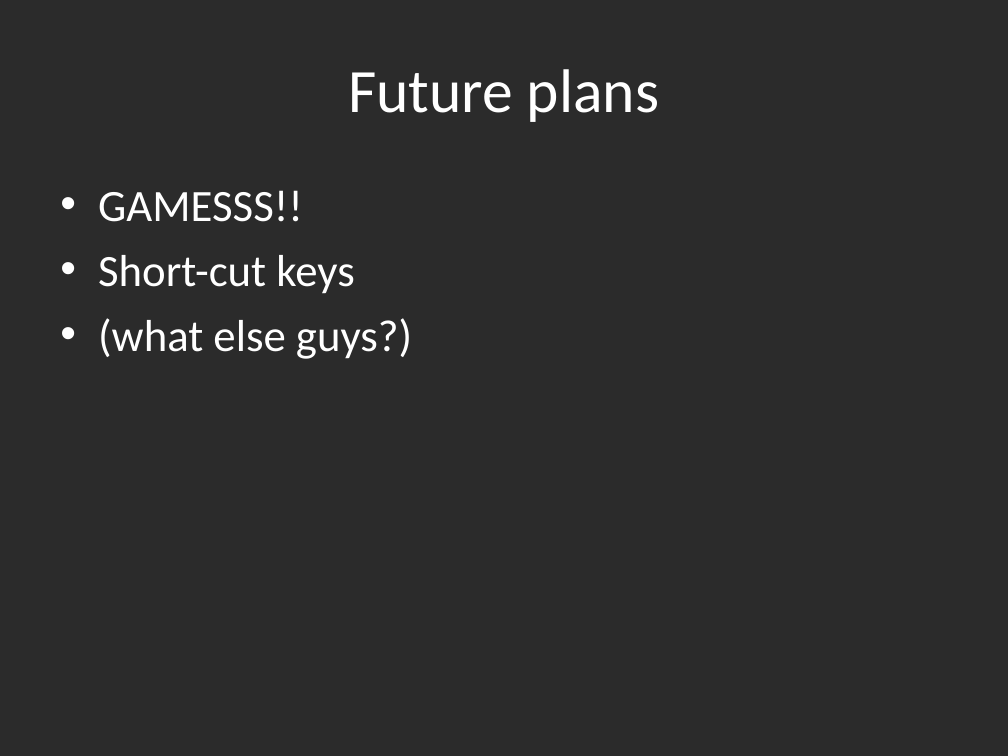
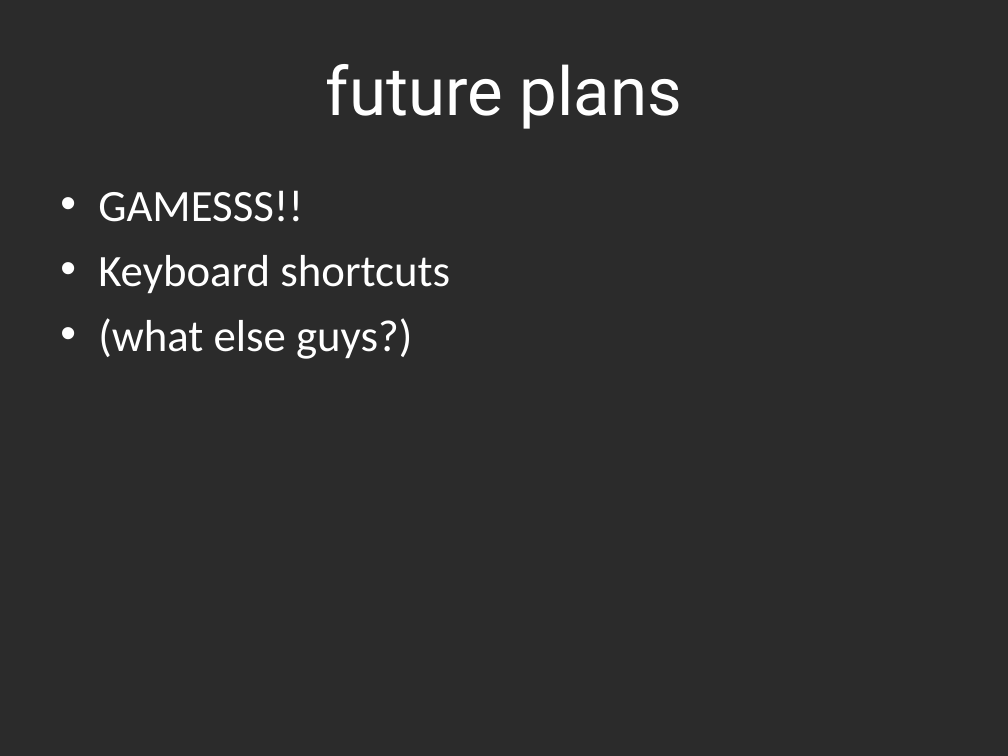
Before and after one commit to charlesmadere/Jiminy-Cricket, a slide deck: slide 6 of documents/Final Presentation.ppt. Drawn at 1008x756 pixels with LibreOffice and Linux fonts; fonts in the diff are those of the drawing; background and template pictures are left out; a plain dark background stands for a picture behind light text. Boxes give left, top, right and bottom in pixels: in the first picture for what was removed or moved away, otherwise in the second. Text is boxed around its words. In the diff, an @@ line names an element or a change of style, - is before the commit and + after.

```diff
--- a/documents/Final Presentation.ppt
+++ b/documents/Final Presentation.ppt
@@ title at [326,64,682,129]: text changed; size 44 to 48 pt; font Calibri to Roboto @@
-Future plans
+future plans
@@ text at [98,255,450,294]: text changed @@
-• Short-cut keys
+• Keyboard shortcuts
```
Also in this commit, not shown: 6 other slides changed, 3 other files.
